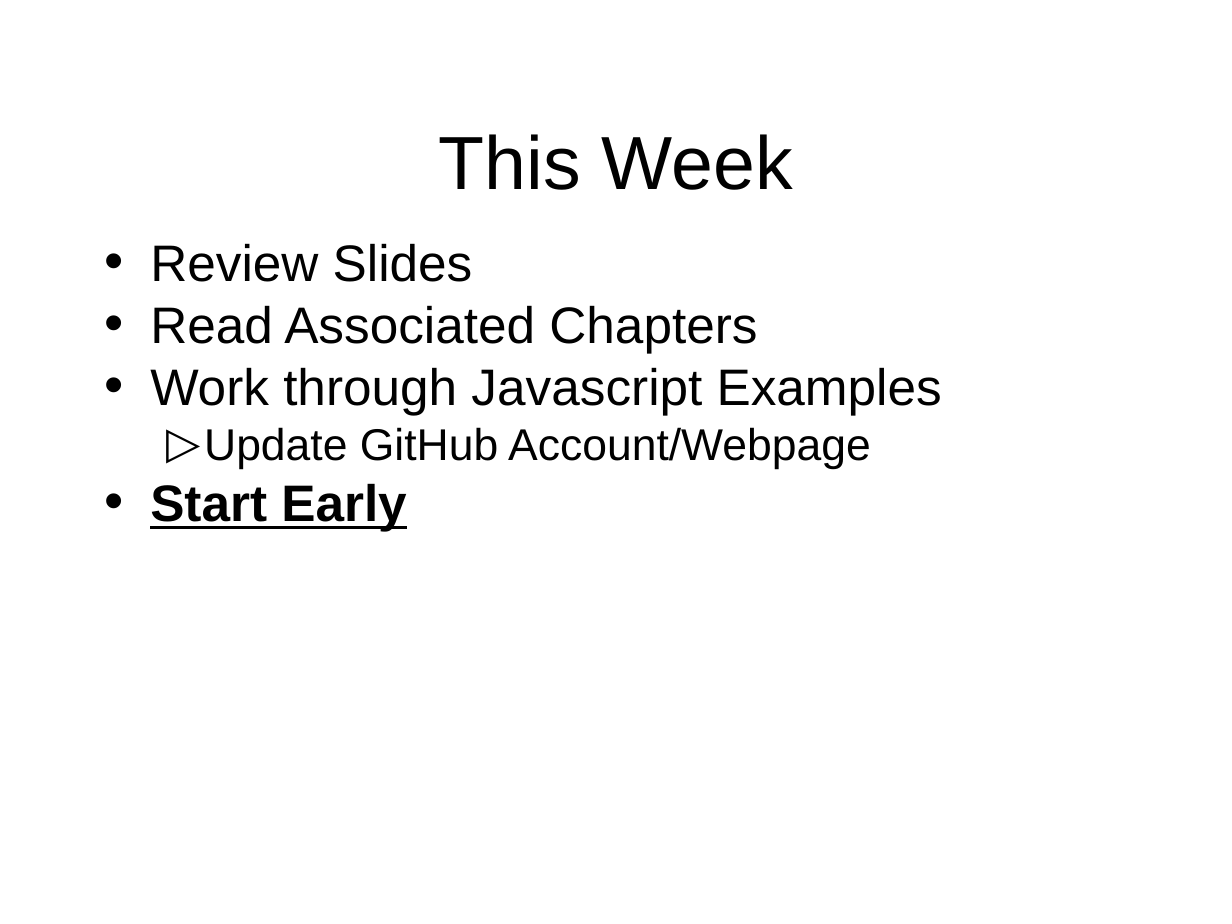
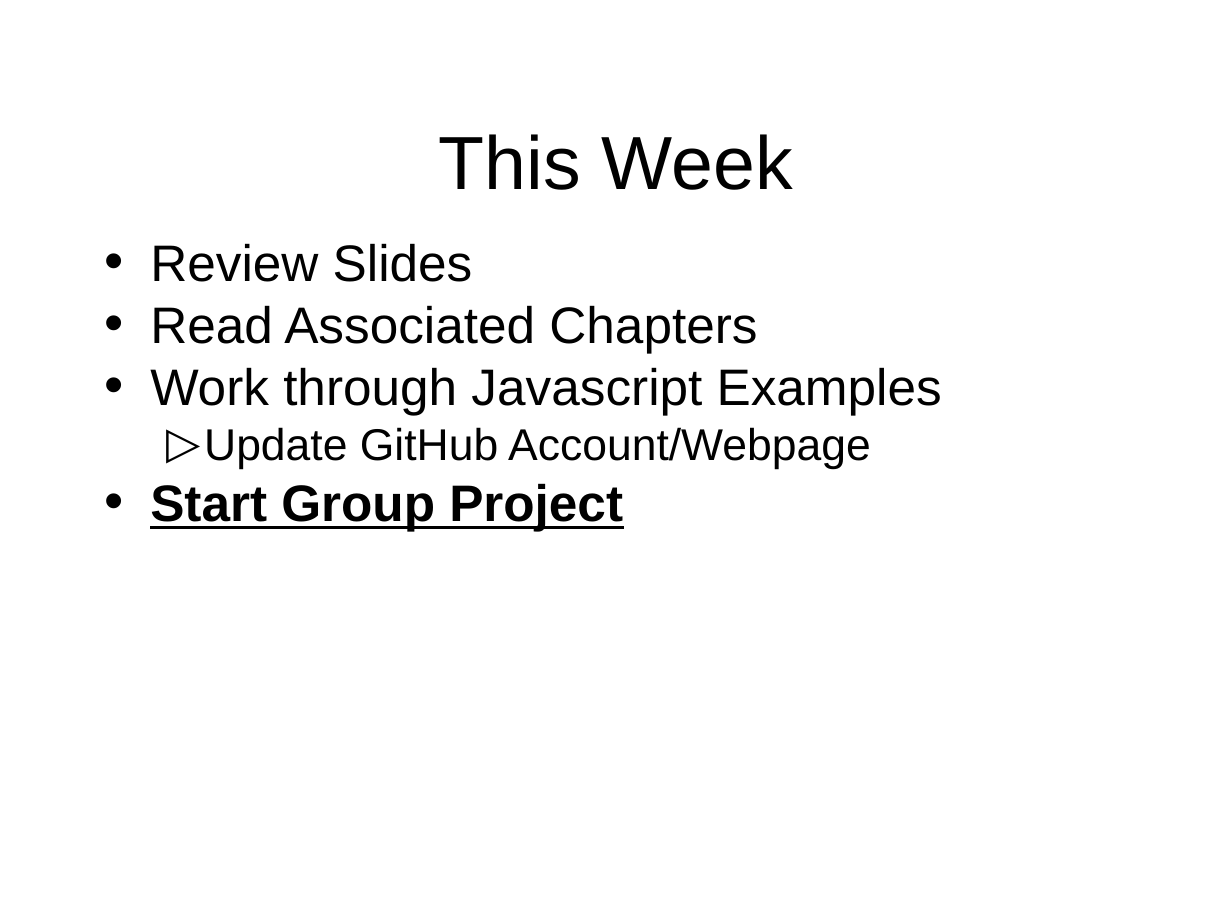
Before and after one commit to octaviordz/zjnu2017.github.io, a slide deck: slide 46 of WAD/lectures/100--Javascript.Syntax.pptx (slide 42 before the commit). Drawn at 1232x924 pixels with LibreOffice and Linux fonts; fonts in the diff are those of the drawing. Boxes give left, top, right and bottom in pixels: in the first picture for what was removed or moved away, otherwise in the second. Text is boxed around its words. In the diff, an @@ line names an element or a change of style, - is before the commit and + after.

```diff
--- a/WAD/lectures/100--Javascript.Syntax.pptx
+++ b/WAD/lectures/100--Javascript.Syntax.pptx
@@ text at (150, 483, 623, 531): text changed @@
-• Start Early
+• Start Group Project
```
Also in this commit, not shown: 10 other slides changed, 6 slides added, 2 slides removed.
